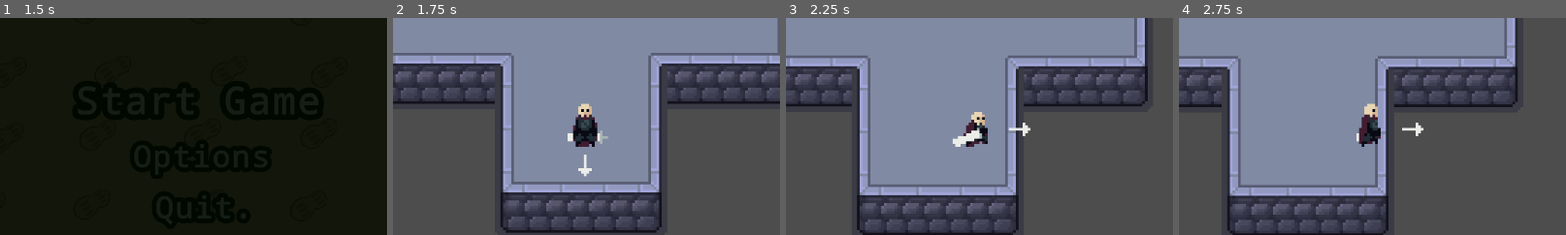
Above: before the commit, frames 1-4 (left to right).
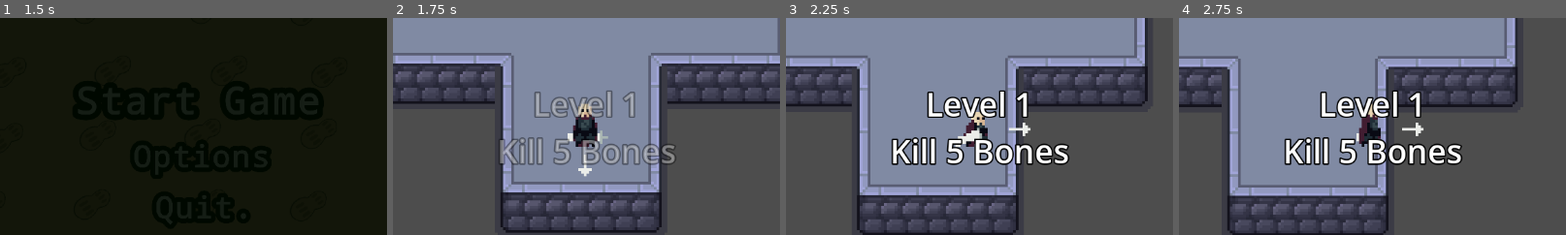
Above: after the commit, the same moments.

Repository: itspeanutzy/Tubes-Group17
Game: Godot game, scene res://Scene/main_menu.tscn
Same seed, same stepped clock (60 frames per second), same inputs: the game is played once before the commit and once after it. The engine's default icon, where the game draws it, is replaced by a stand-in: a white triangle on a blue panel in a dark square.
Inputs (mouse positions are % of the whole screen's width and height, from its top left):
- Up to frame 1 (1.5 s): click (51, 44) at 0.5 s; click (51, 44) at 1.25 s
- Up to frame 2 (1.75 s): no input
- Up to frame 3 (2.25 s): move the mouse to (72, 45) at 2.02 s; hold D (walk_right) from 2.03 s (still down); click (72, 45) at 2.1 s
- Up to frame 4 (2.75 s): keep holding D (walk_right)
The pictures show only the part of the screen within x 25-75%, y 25-75%; the shares and areas given below are measured in that part.

Frame 1 is identical in both runs. In frame 2, 3.7% of the frame differs, in the area x 27-74%, y 33-68%; in frame 3, 5.3%; in frame 4, 5.2%.

Commit message:
menambahkan label level

Diff:
--- a/Scene/level_1.tscn
+++ b/Scene/level_1.tscn
@@ -7,6 +7,7 @@
 [ext_resource type="Script" uid="uid://ccrop3lgky4qy" path="res://Script/enemy_spawn.gd" id="5_ufara"]
 [ext_resource type="PackedScene" uid="uid://yk3df0q1ad1b" path="res://Scene/bones_enemy.tscn" id="6_ws63c"]
 [ext_resource type="AudioStream" uid="uid://bekccf1ji72ia" path="res://Assets/Audio/【ボカロファミコン風】テトリス _ 重音テトSV【Chiptuneアレンジ】.ogg" id="7_ws63c"]
+[ext_resource type="Script" uid="uid://dvog4n31bd6yg" path="res://Script/level_title.gd" id="8_3rcer"]
 
 [sub_resource type="TileSetAtlasSource" id="TileSetAtlasSource_ufara"]
 texture = ExtResource("1_5exfe")
@@ -529,7 +530,6 @@
 
 [node name="Level1" type="Node2D" unique_id=377059863 node_paths=PackedStringArray("gate_layer")]
 script = ExtResource("1_6544n")
-kills_required = 1
 gate_layer = NodePath("TileMapLayer")
 gate_cells = Array[Vector2i]([Vector2i(14, -3), Vector2i(15, -3), Vector2i(14, -4), Vector2i(15, -4)])
 open_atlas_coords = Array[Vector2i]([Vector2i(6, 10), Vector2i(7, 10), Vector2i(11, 8), Vector2i(12, 8)])
@@ -556,3 +556,8 @@
 stream = ExtResource("7_ws63c")
 autoplay = true
 bus = &"BGM"
+
+[node name="LevelTitle" type="Node" parent="." unique_id=2102304580]
+script = ExtResource("8_3rcer")
+title_text = "Level 1
+Kill 5 Bones"
--- a/Scene/level_2.tscn
+++ b/Scene/level_2.tscn
@@ -7,6 +7,7 @@
 [ext_resource type="Script" uid="uid://ccrop3lgky4qy" path="res://Script/enemy_spawn.gd" id="5_43cbn"]
 [ext_resource type="PackedScene" uid="uid://yk3df0q1ad1b" path="res://Scene/bones_enemy.tscn" id="6_2thg8"]
 [ext_resource type="AudioStream" uid="uid://bekccf1ji72ia" path="res://Assets/Audio/【ボカロファミコン風】テトリス _ 重音テトSV【Chiptuneアレンジ】.ogg" id="7_43cbn"]
+[ext_resource type="Script" uid="uid://dvog4n31bd6yg" path="res://Script/level_title.gd" id="8_2thg8"]
 
 [sub_resource type="TileSetAtlasSource" id="TileSetAtlasSource_ufara"]
 texture = ExtResource("1_yiryk")
@@ -529,7 +530,7 @@
 
 [node name="Level2" type="Node2D" unique_id=377059863 node_paths=PackedStringArray("gate_layer")]
 script = ExtResource("1_a5oyc")
-kills_required = 1
+kills_required = 15
 gate_layer = NodePath("TileMapLayer")
 gate_cells = Array[Vector2i]([Vector2i(14, -3), Vector2i(15, -3), Vector2i(14, -4), Vector2i(15, -4)])
 open_atlas_coords = Array[Vector2i]([Vector2i(6, 10), Vector2i(7, 10), Vector2i(11, 8), Vector2i(12, 8)])
@@ -556,3 +557,8 @@
 stream = ExtResource("7_43cbn")
 autoplay = true
 bus = &"BGM"
+
+[node name="LevelTitle" type="Node" parent="." unique_id=1615384922]
+script = ExtResource("8_2thg8")
+title_text = "Level 2
+Kills 15 Bones"
--- a/Scene/level_3.tscn
+++ b/Scene/level_3.tscn
@@ -5,6 +5,7 @@
 [ext_resource type="AudioStream" uid="uid://bekccf1ji72ia" path="res://Assets/Audio/【ボカロファミコン風】テトリス _ 重音テトSV【Chiptuneアレンジ】.ogg" id="5_3a2ac"]
 [ext_resource type="Script" uid="uid://bh3vg8tagejiu" path="res://Script/boss_victory.gd" id="5_c5qca"]
 [ext_resource type="PackedScene" uid="uid://cgd2tmh0dxkcv" path="res://Scene/ranged_enemy.tscn" id="6_3a2ac"]
+[ext_resource type="Script" uid="uid://dvog4n31bd6yg" path="res://Script/level_title.gd" id="6_k8ar7"]
 
 [sub_resource type="TileSetAtlasSource" id="TileSetAtlasSource_ufara"]
 texture = ExtResource("1_wjlks")
@@ -556,3 +557,6 @@
 stream = ExtResource("5_3a2ac")
 autoplay = true
 bus = &"BGM"
+
+[node name="LevelTitle" type="Node" parent="." unique_id=1674702048]
+script = ExtResource("6_k8ar7")
--- /dev/null
+++ b/Script/level_title.gd
@@ -0,0 +1,28 @@
+extends Node
+
+@export var title_text: String = "Level 3\nBoss"
+@export var show_time: float = 1.5
+@export var fade_time: float = 1.0
+@export var font_size: int = 48
+
+
+func _ready() -> void:
+	var layer := CanvasLayer.new()
+	add_child(layer)
+
+	var label := Label.new()
+	label.text = title_text
+	label.set_anchors_preset(Control.PRESET_FULL_RECT)
+	label.horizontal_alignment = HORIZONTAL_ALIGNMENT_CENTER
+	label.vertical_alignment = VERTICAL_ALIGNMENT_CENTER
+	label.add_theme_font_size_override("font_size", font_size)
+	label.add_theme_color_override("font_outline_color", Color.BLACK)
+	label.add_theme_constant_override("outline_size", 8)
+	label.modulate.a = 0.0
+	layer.add_child(label)
+
+	var tween := create_tween()
+	tween.tween_property(label, "modulate:a", 1.0, 0.5)
+	tween.tween_interval(show_time)
+	tween.tween_property(label, "modulate:a", 0.0, fade_time)
+	tween.tween_callback(layer.queue_free)
Not shown, added: Script/level_title.gd.uid
